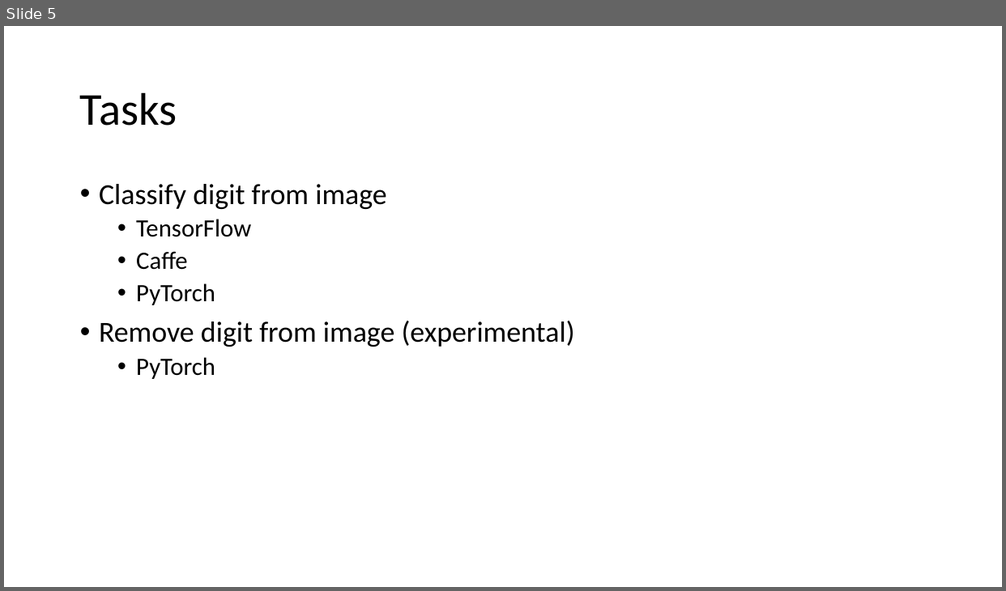
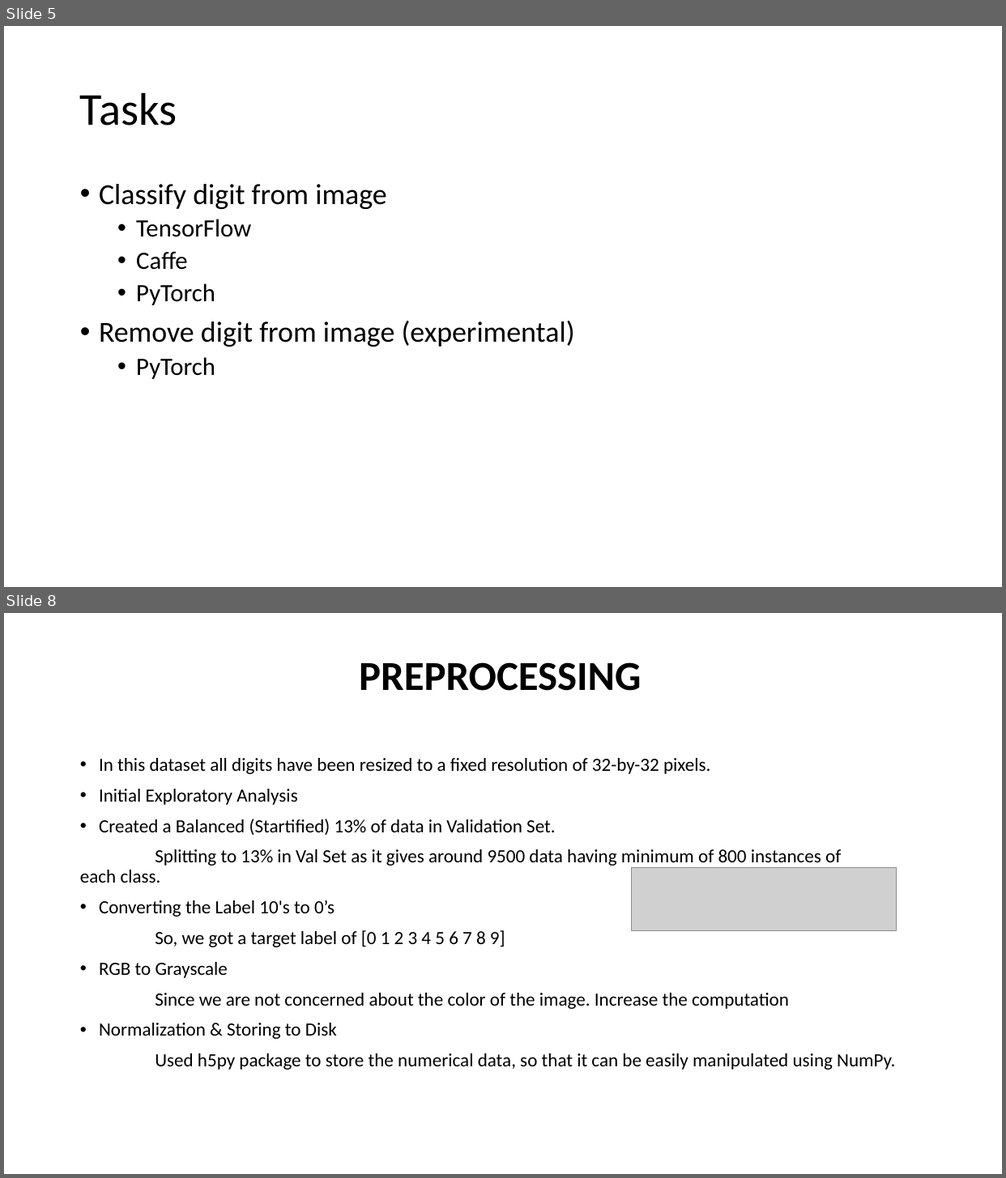
Before and after one commit to BillGrieser-GW/Final-Project-Group-7, a slide deck: Final-Group-Presentation/Group7.pptx. Shown one above the other, each under a label of ours: slide 5 before the commit, slides 5 and 8 after it; the slides between them are not shown. The pictures are 1006x591 and 1006x1178 pixels, drawn with LibreOffice and Linux fonts; fonts in the diff are those of the drawing; grey boxes stand for pictures. Boxes give left, top, right and bottom in pixels: in the first picture for what was removed or moved away, otherwise in the second. Text is boxed around its words. In the diff, an @@ line names an element or a change of style, - is before the commit and + after.

```diff
--- a/Final-Group-Presentation/Group7.pptx
+++ b/Final-Group-Presentation/Group7.pptx
@@ slide 8 added at bbox=[4, 613, 1002, 1174], background #FFFFFF @@
@@ title added at bbox=[359, 662, 641, 691], 39.6 pt, text #000000, bold @@
+PREPROCESSING
@@ text added at bbox=[80, 758, 895, 1070], 18 pt, text #000000 @@
+• In this dataset all digits have been resized to a fixed resolution of 32-by-32 pixels.
+• Initial Exploratory Analysis
+• Created a Balanced (Startified) 13% of data in Validation Set.
+Splitting to 13% in Val Set as it gives around 9500 data having minimum of 800 instances of each class.
+• Converting the Label 10's to 0’s
+So, we got a target label of [0 1 2 3 4 5 6 7 8 9]
+• RGB to Grayscale
+Since we are not concerned about the color of the image. Increase the computation
+• Normalization & Storing to Disk
+Used h5py package to store the numerical data, so that it can be easily manipulated using NumPy.
@@ picture added at bbox=[632, 868, 897, 931] @@
```
Also in this commit, not shown: 1 slide changed, 15 other slides added, 2 slides removed, 3 other files.
